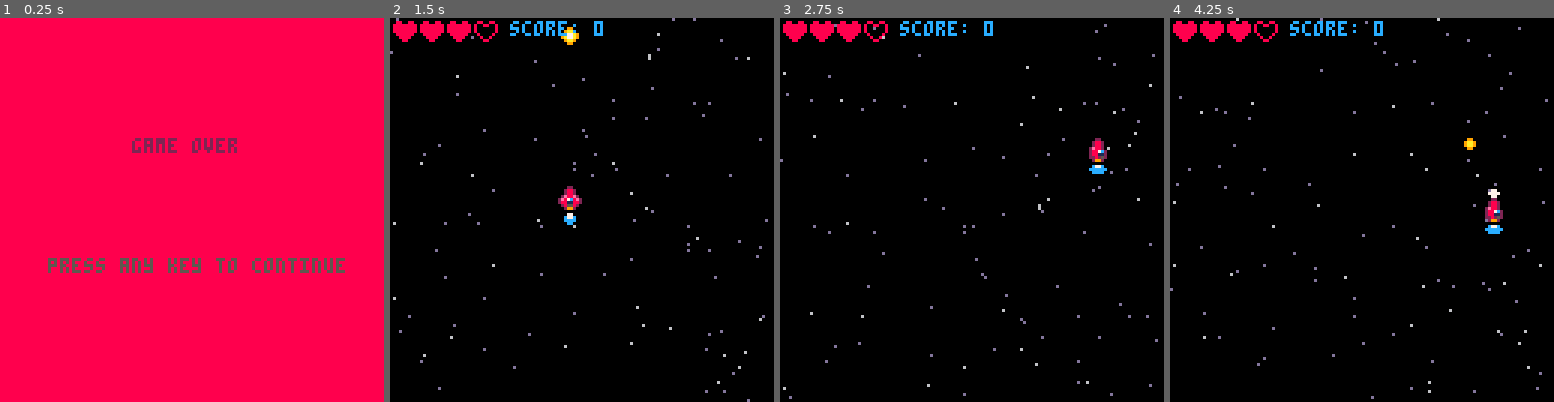
Above: before the commit, frames 1-4 (left to right).
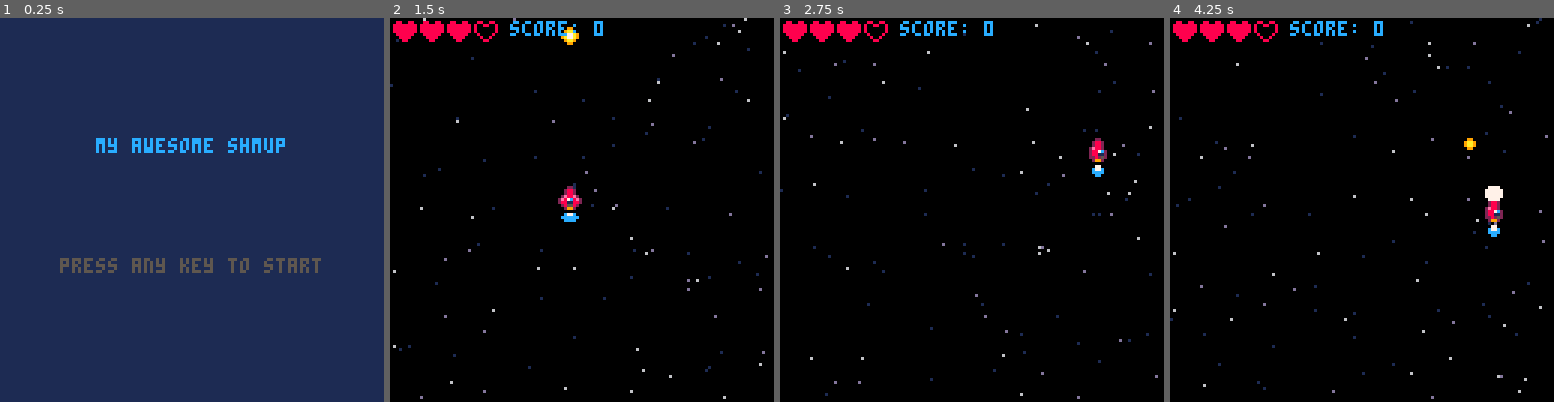
Above: after the commit, the same moments.

Repository: annoyingmouse/shmup
Game: PICO-8 cartridge shmup/shmup.p8
Two runs of this game, one before a commit and one after it. Both use one fixed random seed, a clock stepped at 60 frames per second and the inputs below.
Inputs:
- Up to frame 1 (0.25 s): no input
- Up to frame 2 (1.5 s): tap X (X key) at 0.33, 1.07 s; tap O (Z key) at 0.7 s
- Up to frame 3 (2.75 s): hold Right 1.6-2.1 s; tap O (Z key) at 1.7, 2.1, 2.5 s; tap X (X key) at 1.85 s; hold Up 2.15-2.42 s; hold Right from 2.47 s (still down)
- Up to frame 4 (4.25 s): tap O (Z key) every 0.4 s from 2.9 to 4.1 s; tap X (X key) at 2.97, 4.08 s; release Right at 3.03 s; hold Left 3.08-3.58 s; hold Down 3.63-3.97 s; hold Right from 4.02 s (still down)

The runs differ from the first frame. In frame 1, 99% of the frame differs, in the area x 0-100%, y 0-100%; in frame 2, 1.3%; in frame 3, 1.2%; in frame 4, 1.4%.

Commit message:
🐛 (main.lua): fix initial game mode assignment to "start" instead of "gameover" 🐛 (starfield.lua): fix star colour assignment based on star speed conditions 🐛 (update_game.lua): fix bullet removal condition when off-screen and update player muzzle value to 6

Diff:
--- a/shmup/main.lua
+++ b/shmup/main.lua
@@ -1,11 +1,11 @@
 local Player = nil
 local Bullets = nil
 local Stars = nil
-local mode = "start" -- Game mode, can be "game", "start", or "gameover"
+local mode = nil -- Game mode, can be "game", "start", or "gameover"
 
 function _init()
   cls(0) -- Clear the screen
-  mode = "gameover" -- Set the initial mode to start
+  mode = "start" -- Set the initial mode to start
 end
 
 function _update() -- 30 times a second
--- a/shmup/starfield.lua
+++ b/shmup/starfield.lua
@@ -14,10 +14,10 @@
 function Starfield(stars)
   for star in all(stars) do
     local star_colour = 6
-    if star.speed < 1.25 then
+    if star.speed < 1 then
+      star_colour = 1 -- Much dimmer colour for slower stars
+    elseif star.speed < 1.25 then
       star_colour = 13 -- Dimmer colour for slower stars
-    elseif star.speed < 1 then
-      star_colour = 1 -- Much dimmer colour for slower stars
     end
     pset(star.x, star.y, star_colour)
     star.y = (star.y + star.speed) % 128 -- Move stars vertically
--- a/shmup/update_game.lua
+++ b/shmup/update_game.lua
@@ -27,7 +27,7 @@
       bullet.sprite = bullet.sprite + 0.1 -- Change the sprite to a different one when moving
     end
     -- Check if the bullet is off-screen
-    if bullet.y < 0 then
+    if bullet.y < -8 then
       del(Bullets, bullet) -- Remove the bullet if it goes off-screen
     end
   end
@@ -48,7 +48,7 @@
     }
     sfx(0) -- Reset the sprite to the default
     add(Bullets, bullet)
-    Player.muzzle = 5
+    Player.muzzle = 6
   end
   -- check boundaries
   if (Player.x < 8) then Player.x = 8 end
